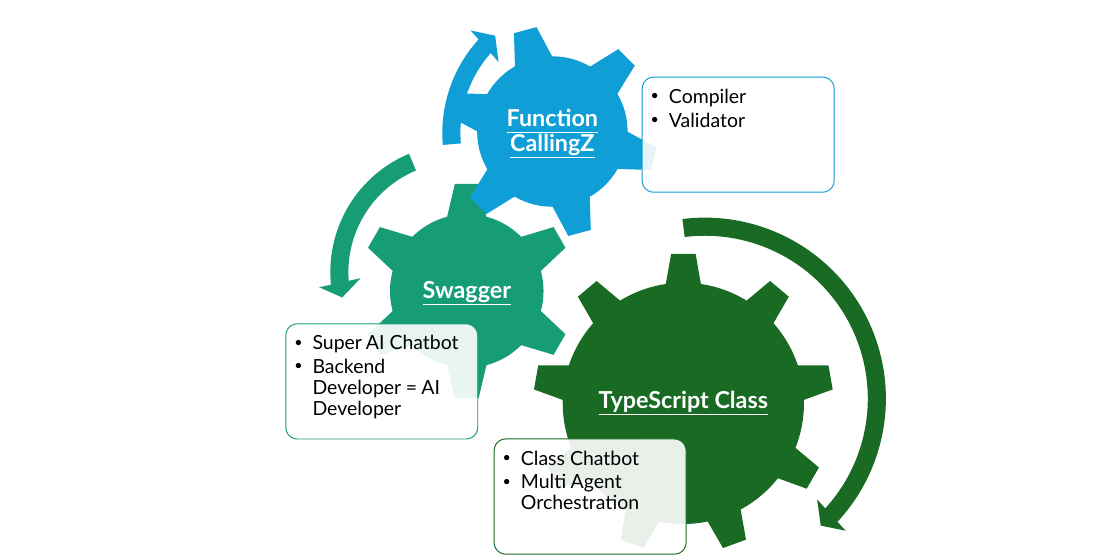
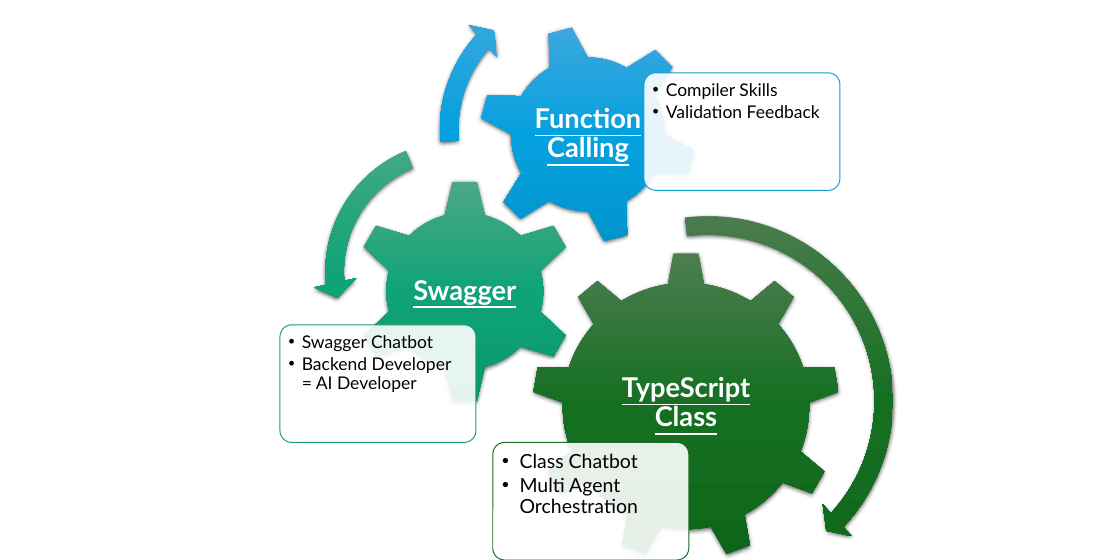
Before and after one commit to wrtnlabs/agentica, a slide deck: slide 1 of assets/logo.pptx. Drawn at 1120x560 pixels with LibreOffice and Linux fonts; fonts in the diff are those of the drawing. Boxes give left, top, right and bottom in pixels: in the first picture for what was removed or moved away, otherwise in the second. Text is boxed around its words. In the diff, an @@ line names an element or a change of style, - is before the commit and + after.

Commit message:
New optimization chapter and pseudo code in validation feedback section.

```diff
--- a/assets/logo.pptx
+++ b/assets/logo.pptx
@@ circular arrow at box(428, 0, 736, 284): fill #0F9ED5 to gradient #4CAADF to #05A2DF to #0092CB; shadow on @@
@@ gear at box(453, 0, 723, 269): fill #0F9ED5 to gradient #4CAADF to #05A2DF to #0092CB; shadow on @@
@@ gear: place and size @@
-gear at box(421, 0, 684, 263)
+gear at box(453, 0, 723, 269)
@@ rounded rectangle: place and size @@
-rounded rectangle at box(642, 77, 834, 192)
+rounded rectangle at box(644, 73, 840, 190)
@@ text at box(666, 83, 820, 118): text changed; size 20 to 18 pt @@
-  • Compiler
-  • Validator
+  • Compiler Skills
+  • Validation Feedback
@@ text at box(535, 108, 642, 162): text changed; size 24 to 28 pt @@
-Function CallingZ
+Function Calling
@@ left circular arrow: place and size @@
-left circular arrow at box(318, 132, 599, 412)
+left circular arrow at box(313, 129, 599, 415)
@@ left circular arrow at box(313, 129, 599, 415): fill #179D76 to gradient #4DAA86 to #10A478 to #08976D; shadow on @@
@@ gear at box(353, 179, 577, 403): fill #179D76 to gradient #4DAA86 to #10A478 to #08976D; shadow on @@
@@ gear: place and size @@
-gear at box(357, 181, 576, 400)
+gear at box(353, 179, 577, 403)
@@ circular arrow: place and size @@
-circular arrow at box(512, 206, 897, 560)
+circular arrow at box(511, 204, 905, 560)
@@ circular arrow at box(511, 204, 905, 560): fill #196B24 to gradient #4D7E50 to #156F21 to #0F661B; shadow on; proportions changed @@
@@ text "Swagger" at box(413, 280, 516, 305): size 24 to 28 pt; more space between paragraphs @@
@@ gear: place and size @@
-gear at box(533, 253, 834, 554)
+gear at box(532, 252, 840, 560)
@@ gear at box(532, 252, 840, 560): fill #196B24 to gradient #4D7E50 to #156F21 to #0F661B; shadow on @@
@@ rounded rectangle: place and size @@
-rounded rectangle at box(286, 324, 477, 440)
+rounded rectangle at box(280, 325, 476, 442)
@@ text "TypeScript Class" at box(622, 377, 750, 427): size 24 to 28 pt; more space between paragraphs @@
@@ text at box(302, 335, 433, 351): text changed; size 20 to 18 pt @@
-  • Super AI Chatbot
+  • Swagger Chatbot
@@ text at box(302, 357, 452, 392): size 20 to 18 pt in "Backend Developer = AI Developer"; indent changed @@
@@ rounded rectangle: place and size @@
-rounded rectangle at box(494, 439, 686, 554)
+rounded rectangle at box(493, 442, 689, 560)
@@ text "Class Chatbot": place and size @@
-text "Class Chatbot" at box(521, 450, 639, 509)
+text "Class Chatbot" at box(520, 453, 638, 513)
```
Also in this commit, not shown: 1 other file.
